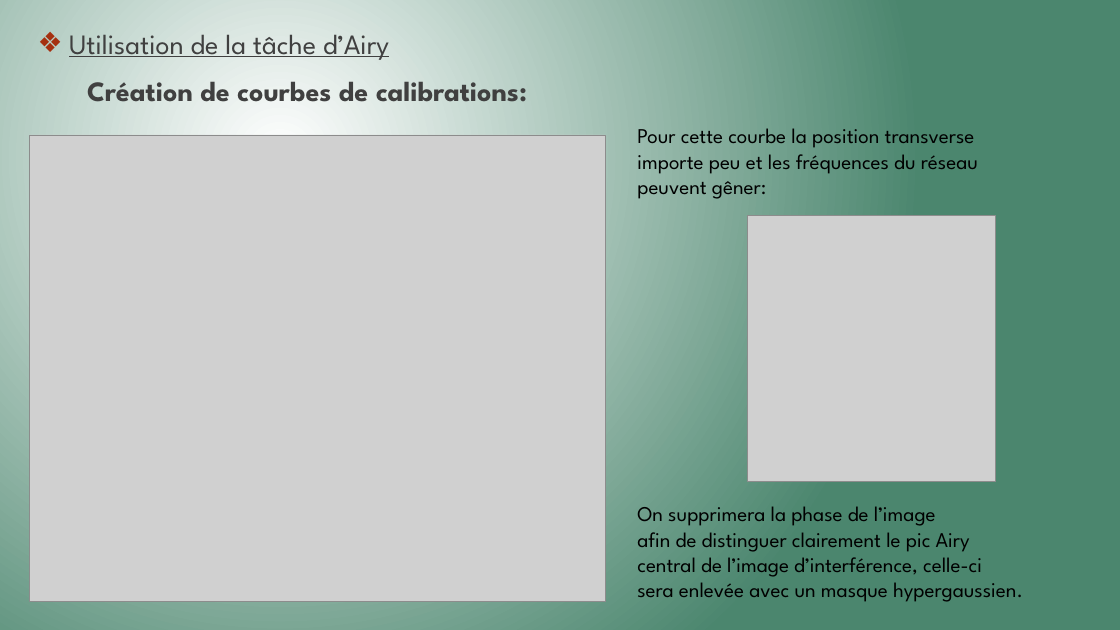
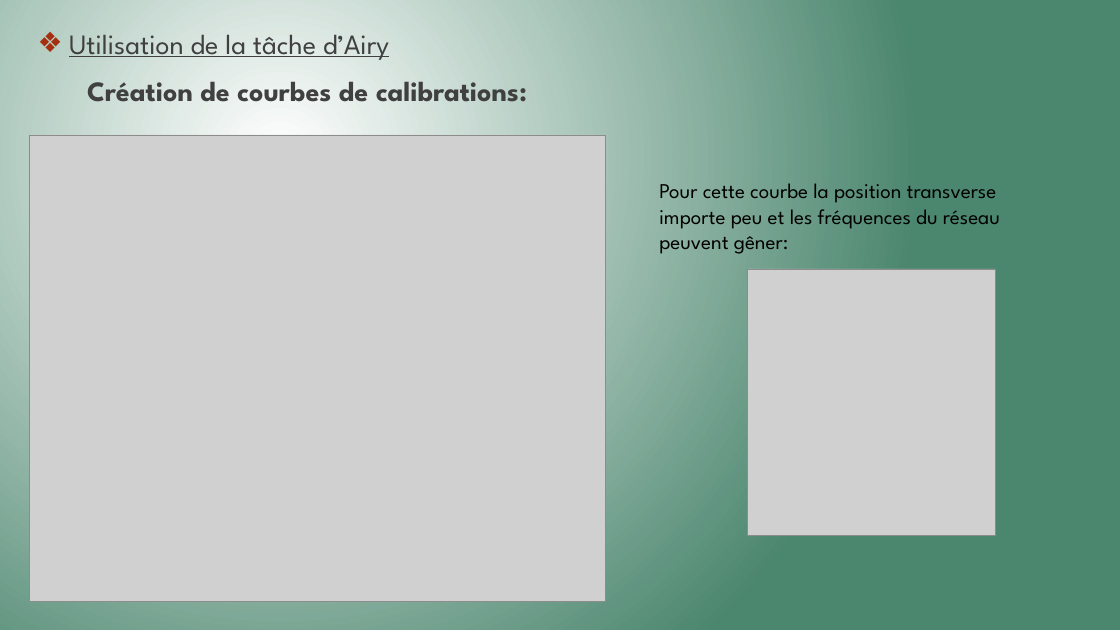
Before and after one commit to Killian-Herveau/PIMS, a slide deck: slide 9 of Pres_Avril/PresentationPIMSAvril.pptx (slide 10 before the commit). Drawn at 1120x630 pixels with LibreOffice and Linux fonts; fonts in the diff are those of the drawing; grey boxes stand for pictures. Boxes give left, top, right and bottom in pixels: in the first picture for what was removed or moved away, otherwise in the second. Text is boxed around its words. In the diff, an @@ line names an element or a change of style, - is before the commit and + after.

```diff
--- a/Pres_Avril/PresentationPIMSAvril.pptx
+++ b/Pres_Avril/PresentationPIMSAvril.pptx
@@ text "Pour cette courbe la position ...": place and size @@
-text "Pour cette courbe la position ..." at <box>637,128,1023,602</box>
+text "Pour cette courbe la position ..." at <box>659,183,1000,254</box>
@@ picture: place and size @@
-picture at <box>748,215,996,481</box>
+picture at <box>748,269,996,535</box>
@@ text at <box>637,506,1023,602</box>: paragraph removed @@
-On supprimera la phase de l’image
-afin de distinguer clairement le pic Airy
-central de l’image d’interférence, celle-ci
-sera enlevée avec un masque hypergaussien.
```
Also in this commit, not shown: 11 other slides changed, 1 slide removed.
